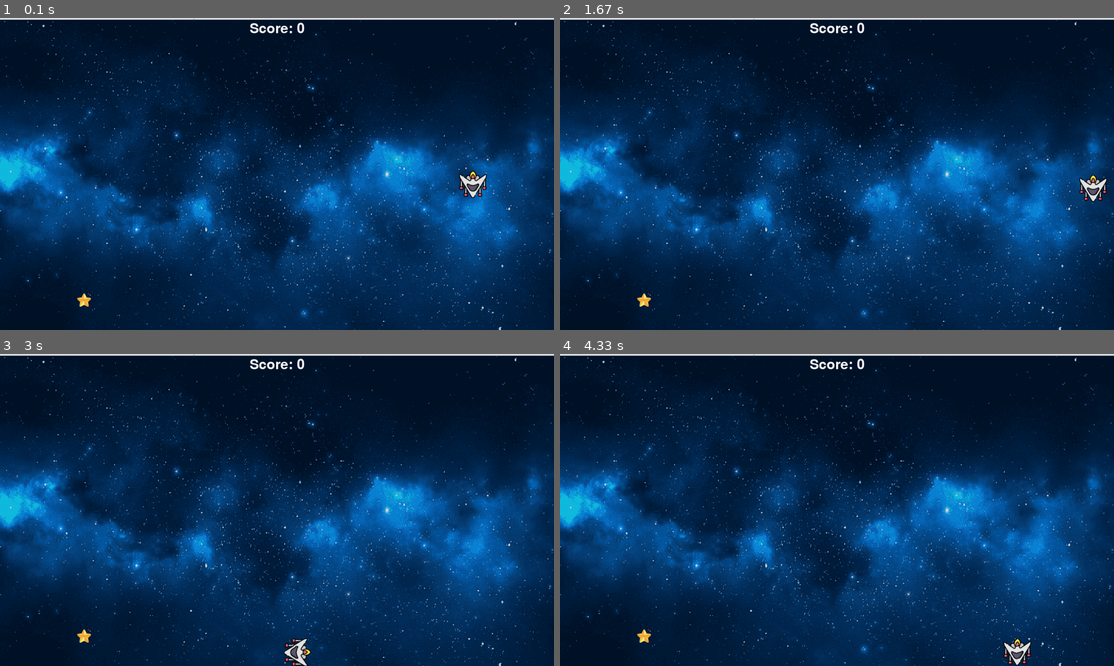
Above: before the commit, frames 1-4 (two rows, left to right).
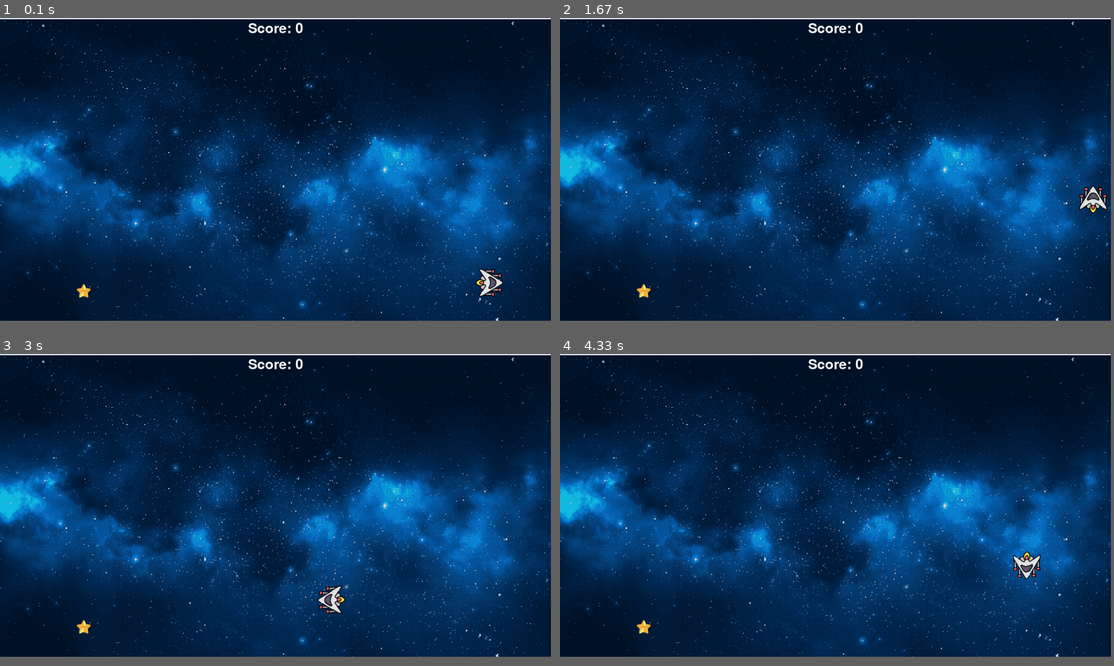
Above: after the commit, the same moments.

Repository: leslex97/pygame_nauka
Game: pygame game, started from nauka.py
The game is run twice, just before and just after one commit, with the same random seed, the same clock (stepped at 60 frames per second) and the same inputs.
Inputs:
- Up to frame 1 (0.1 s): no input
- Up to frame 2 (1.67 s): hold D 0.33-0.8 s; hold W 0.83-1.13 s; hold D 1.17-1.63 s
- Up to frame 3 (3 s): hold A 1.67-2.2 s; hold S 2.23-2.53 s; hold A 2.57-2.97 s
- Up to frame 4 (4.33 s): hold W 3-3.37 s; hold D 3.4-4.03 s; hold S from 4.07 s (still down)
In our replay, the window is 899x507 before the commit and 894x492 after it. These sizes can differ from the game's own. Grey fills any space a smaller window leaves; there, only what the larger window draws over its background counts as a difference.

The runs differ from the first frame. In frame 1, 10% of the frame differs, in the area x 0-100%, y 0-100%; in frame 2, 10%; in frame 3, 10%; in frame 4, 10%.

Commit message:
Gravity_removed, Added "star_tail"

Diff:
--- a/nauka.py
+++ b/nauka.py
@@ -7,12 +7,12 @@
 
     def __init__(self):
         # Config
-        self.max_tps = 120
+        self.max_tps = 85
         self.counter = 0
         #Initialization
         pygame.init()
 
-        self.screen_res = (1278,720)
+        self.screen_res = (1270,700)
         self.screen =  pygame.display.set_mode(self.screen_res)
         self.tps_clock = pygame.time.Clock()
         self.tps_delta = 0.0
@@ -28,7 +28,6 @@
                 if event.type == pygame.QUIT:
                     sys.exit(0)
 
-            #Ticking
             self.tps_delta+=self.tps_clock.tick()/1000.0
             while self.tps_delta> 1 / self.max_tps:
                 self.tick()
--- a/rocket.py
+++ b/rocket.py
@@ -6,16 +6,24 @@
 
 
     def __init__(self,game):
-        self.rocket_length = 0
+
+        self.rocket_length = 1
         self.game = game
         self.gravity =  0.8
         self.speed = 1
-
+        self.pos_list = []
+        self.direction = Vector2(0,0)
         self.size = self.game.screen.get_size()
 
-        self.pos = Vector2(random.randint(0,self.size[0]-1), random.randint(0,self.size[1]-1))
+        start_pos_x = random.randint(0,self.size[0]-1)
+        start_pos_y =  random.randint(0,self.size[1]-1)
+
+        self.pos = Vector2(start_pos_x, start_pos_y)
         self.vel = Vector2(0,0)
         self.acc = Vector2(0,0)
+        #first position bug  fix xd
+        self.pos_list.append(Vector2(9999, 9999))
+
 
     def add_force(self,force):
         self.acc += force
@@ -23,32 +31,58 @@
 
     def tick(self):
         #input
+
         pressed = pygame.key.get_pressed()
         if pressed[pygame.K_w]:
             if self.pos[1] > 30:
                 self.add_force(Vector2(0,-self.speed))
-
+                self.direction= Vector2(0,+0.2)
         if pressed[pygame.K_s]:
             if self.pos[1] < self.size[1]-100:
                 self.add_force(Vector2(0,self.speed ))
-
+                self.direction= Vector2(0,-0.2)
         if pressed[pygame.K_a]:
             if self.pos[0] >30:
                 self.add_force(Vector2(-self.speed,0 ))
-
+                self.direction = Vector2(0.2,0)
         if pressed[pygame.K_d]:
             if self.pos[0] < self.size[0]-100:
                 self.rotate()
                 self.add_force(Vector2(self.speed,0))
-
+                self.direction = Vector2(-0.2,0)
         #Physics
         self.vel *= self.gravity
-        if self.pos[1] < self.size[1]-70:
-            self.vel -= Vector2(0,-0.2)
+        diff_x = self.pos.x - self.pos_list[-1][0]
+        diff_y = self.pos.y - self.pos_list[-1][1]
+
+        self.slow_move(self.direction)
+
 
         self.vel += self.acc
         self.pos += self.vel
         self.acc *= 0
+
+
+
+        if abs(diff_x) >=25 or abs(diff_y) >= 25:
+            self.pos_list.append([self.pos.x,self.pos.y])
+
+    def slow_move(self, direction):
+        if direction.x > 0 :
+            if self.pos[0] > 30:
+                self.vel -= direction
+        elif direction.x < 0 :
+            if self.pos[0] <self.size[0]-100 :
+                self.vel -= direction
+        elif direction.y > 0 :
+            if self.pos[1] > 30:
+                self.vel -= direction
+        elif direction.y < 0 :
+            if self.pos[1] < self.size[1]-100:
+                self.vel -= direction
+
+
+
 
     def rotate(self):
         pass
@@ -58,12 +92,21 @@
         rocket_img = pygame.image.load('spaceship.png')
         angle = self.vel.angle_to(Vector2(0,-1))
         rocket = pygame.transform.rotate(rocket_img, angle)
+
         self.game.screen.blit(rocket, self.pos)
+        #if len(self.pos_list) > 0:
+        #    self.pos_list.pop()
+        #star_positions = list(reversed(self.pos_list))
 
         for i in range(self.rocket_length):
-            star_pos= Vector2(self.pos.x-20*i, self.pos.y-20*i)
+            star_pos= Vector2(self.pos_list[-i][0]+15,self.pos_list[-i][1]+15)
             star_img = pygame.image.load('star_smile.png')
+
             self.game.screen.blit(star_img,star_pos)
+
+
+
+
         #Base triangle
         #points = [Vector2(0,-10), Vector2(5,5),Vector2(-5,5)]
 
Binary file added: fire_big.png
